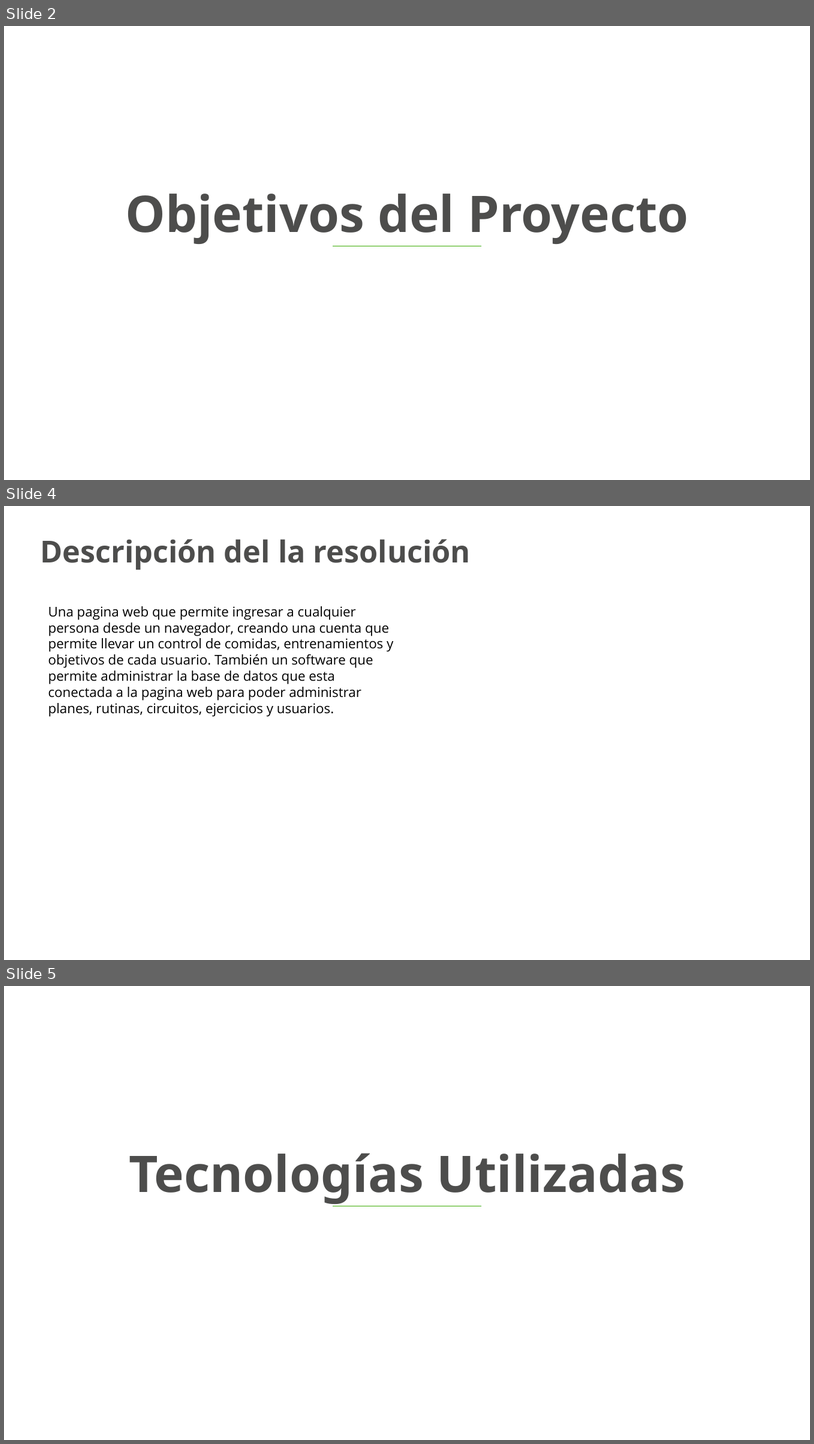
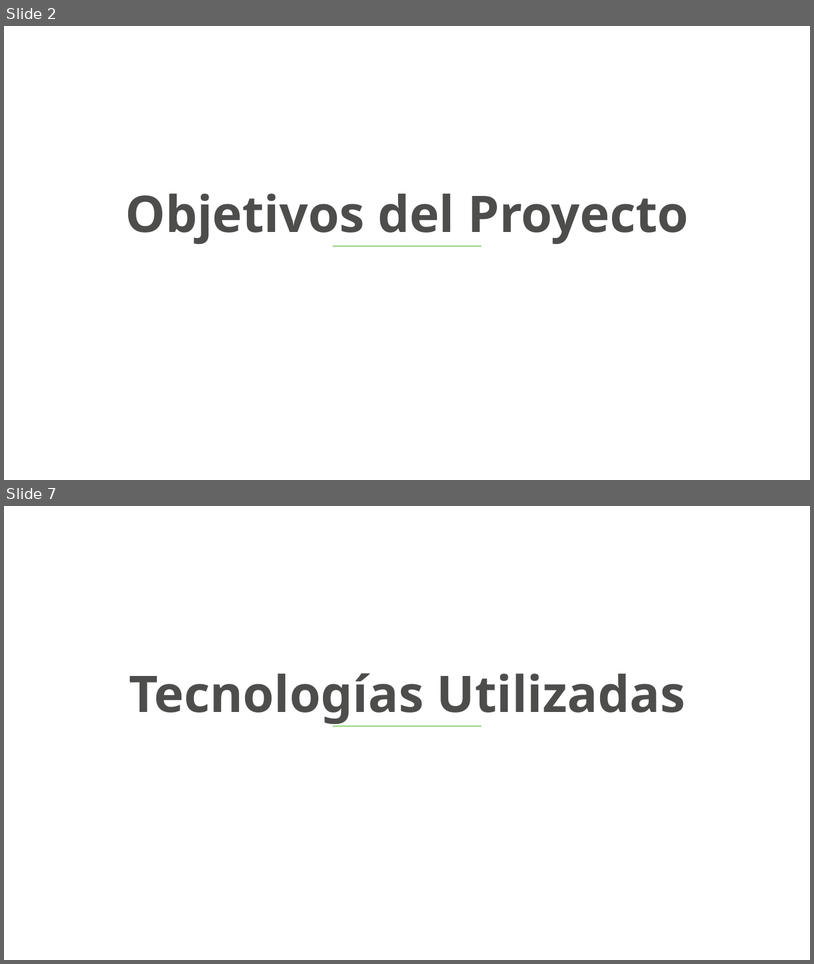
Before and after one commit to DavidPulidoSarmiento/PROYECTO, a slide deck: Proyecto/Presentacion.pptx. Shown one above the other, each under a label of ours: slides 2, 4 and 5 before the commit, slides 2 and 7 after it; the slides between them are not shown. The pictures are 814x1444 and 814x964 pixels, drawn with LibreOffice and Linux fonts; fonts in the diff are those of the drawing. Boxes give left, top, right and bottom in pixels: in the first picture for what was removed or moved away, otherwise in the second. Text is boxed around its words. In the diff, an @@ line names an element or a change of style, - is before the commit and + after.

```diff
--- a/Proyecto/Presentacion.pptx
+++ b/Proyecto/Presentacion.pptx
@@ slide 4 removed at [4, 506, 810, 960], background #FFFFFF @@
@@ text removed at [40, 539, 471, 570] @@
-Descripción del la resolución
@@ text removed at [48, 606, 393, 714] @@
-Una pagina web que permite ingresar a cualquier persona desde un navegador, creando una cuenta que permite llevar un control de comidas, entrenamientos y objetivos de cada usuario. También un software que permite administrar la base de datos que esta conectada a la pagina web para poder administrar planes, rutinas, circuitos, ejercicios y usuarios.
@@ what was slide 5 is now slide 7 @@
```
Also in this commit, not shown: 3 slides changed, 3 slides added, 5 other slides removed, 3 other files.
